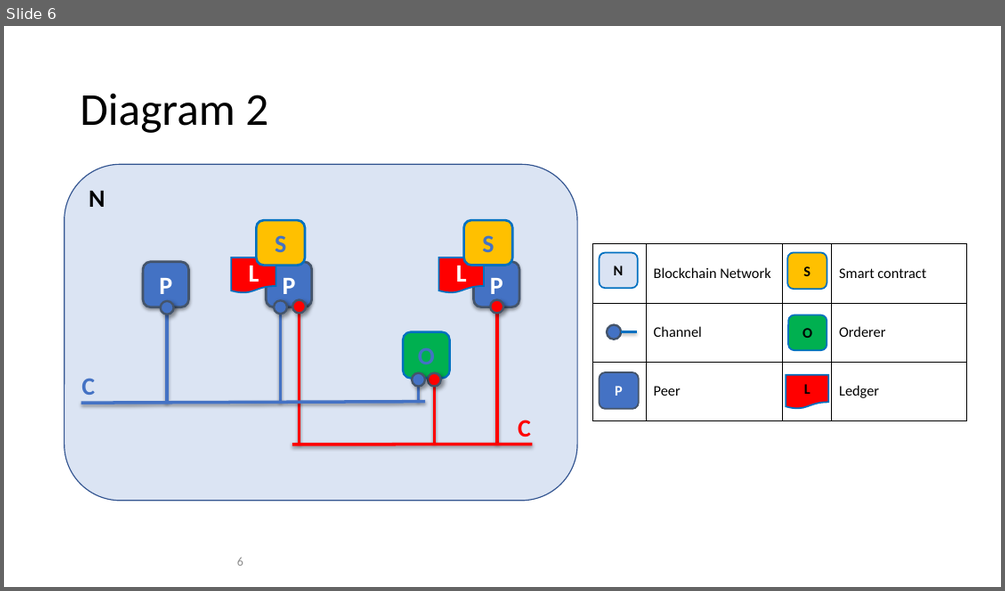
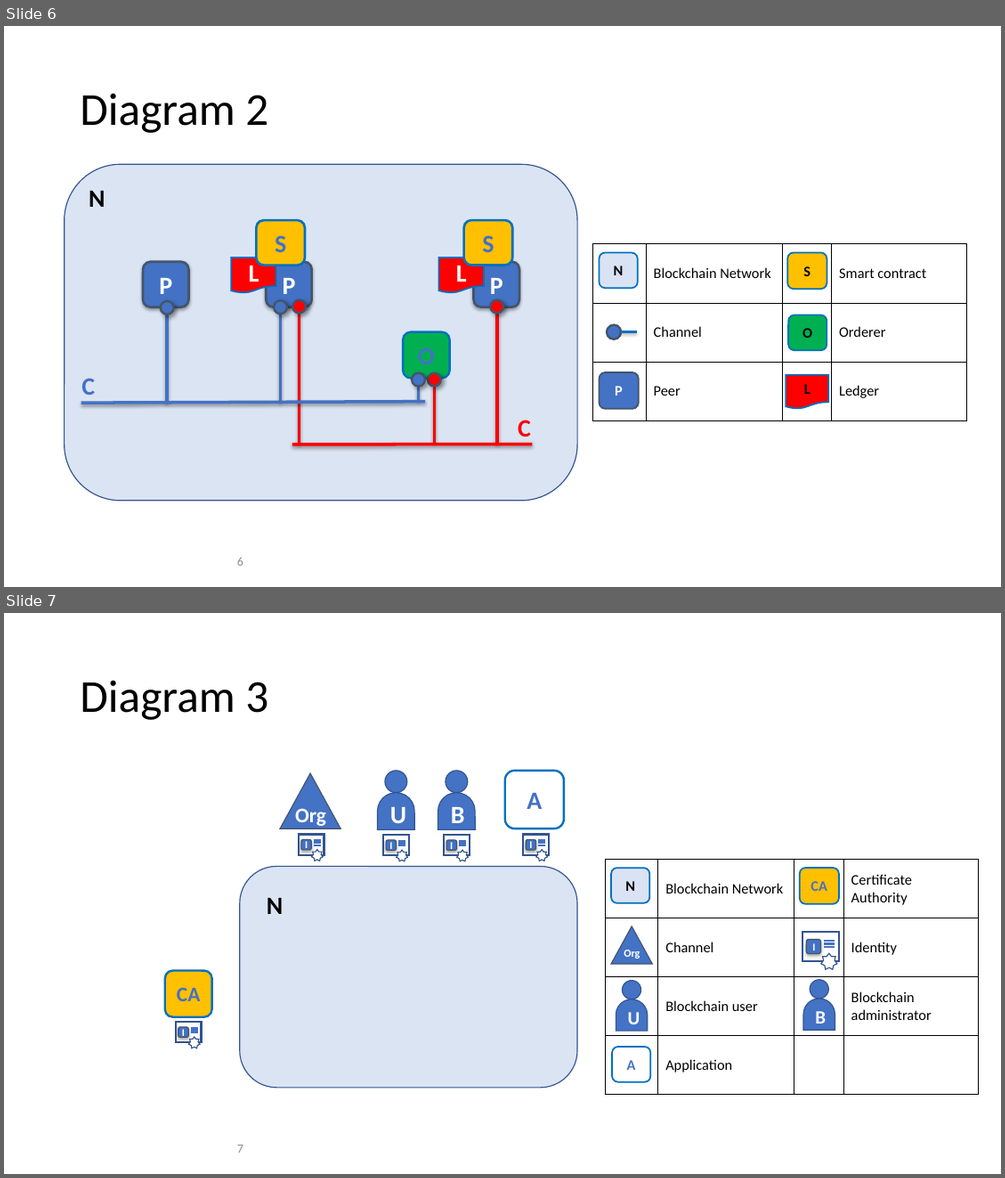
Before and after one commit to FabricTOC/FabricTOC, a slide deck: docs/OtherSourceMaterial/Diagrams.pptx. Shown one above the other, each under a label of ours: slide 6 before the commit, slides 6 and 7 after it. The pictures are 1005x591 and 1005x1178 pixels, drawn with LibreOffice and Linux fonts; fonts in the diff are those of the drawing. Boxes give left, top, right and bottom in pixels: in the first picture for what was removed or moved away, otherwise in the second. Text is boxed around its words. In the diff, an @@ line names an element or a change of style, - is before the commit and + after.

```diff
--- a/docs/OtherSourceMaterial/Diagrams.pptx
+++ b/docs/OtherSourceMaterial/Diagrams.pptx
@@ slide 7 added at (x1=4, y1=613, x2=1001, y2=1174), background #FFFFFF @@
@@ title added at (x1=80, y1=680, x2=268, y2=720), 44 pt, text #000000 @@
+Diagram 3
@@ ellipse added at (x1=385, y1=771, x2=407, y2=793), fill #4472C4, outline #325491 1 pt @@
@@ ellipse added at (x1=445, y1=771, x2=468, y2=793), fill #4472C4, outline #325491 1 pt @@
@@ rounded rectangle added at (x1=505, y1=771, x2=564, y2=829), fill #FFFFFF, outline #0070C0 2 pt, 24 pt, text #4372C4, bold @@
+A
@@ triangle added at (x1=280, y1=773, x2=340, y2=828), fill #4472C4, outline #44546A 1 pt @@
@@ round same rect added at (x1=377, y1=793, x2=414, y2=830), fill #4472C4, outline #325491 1 pt, 24 pt, text #FFFFFF, bold @@
+U
@@ round same rect added at (x1=437, y1=793, x2=475, y2=830), fill #4472C4, outline #325491 1 pt, 24 pt, text #FFFFFF, bold @@
+B
@@ text added at (x1=295, y1=808, x2=326, y2=826), 20 pt, text #FFFFFF, bold @@
+Org
@@ group added at (x1=299, y1=835, x2=324, y2=860): 3 lines, 1 rectangle, 1 rounded rectangle, 1 star @@
+I
@@ group added at (x1=383, y1=835, x2=409, y2=861): 3 lines, 1 rectangle, 1 rounded rectangle, 1 star @@
+I
@@ group added at (x1=444, y1=835, x2=469, y2=861): 3 lines, 1 rectangle, 1 rounded rectangle, 1 star @@
+I
@@ group added at (x1=523, y1=835, x2=549, y2=860): 3 lines, 1 rectangle, 1 rounded rectangle, 1 star @@
+I
@@ rounded rectangle added at (x1=240, y1=867, x2=577, y2=1088), fill #DBE4F3, outline #325491 1 pt @@
@@ table added at (x1=606, y1=859, x2=979, y2=1094), 4 rows, 4 columns @@
+ | Blockchain Network |  | Certificate Authority
+ | Channel |  | Identity
+ | Blockchain user |  | Blockchain administrator
+ | Application |  | 
@@ rounded rectangle added at (x1=611, y1=868, x2=649, y2=903), fill #DAE3F3, outline #0070C0 1.5 pt, 14 pt, text #000000, bold @@
+N
@@ rounded rectangle added at (x1=800, y1=868, x2=840, y2=905), fill #FFC000, outline #0070C0 1.5 pt, 14 pt, text #4472C4, bold @@
+CA
@@ text added at (x1=267, y1=898, x2=283, y2=914), 24 pt, text #000000, bold @@
+N
@@ triangle added at (x1=611, y1=926, x2=652, y2=964), fill #4472C4, outline #44546A 1 pt @@
@@ text added at (x1=623, y1=949, x2=639, y2=958), 10.5 pt, text #FFFFFF, bold @@
+Org
@@ group added at (x1=802, y1=932, x2=840, y2=969): 3 lines, 1 rectangle, 1 rounded rectangle, 1 star @@
+I
@@ rounded rectangle added at (x1=165, y1=971, x2=212, y2=1017), fill #FFC000, outline #0070C0 2 pt, 20 pt, text #4372C4, bold @@
+CA
@@ ellipse added at (x1=623, y1=981, x2=641, y2=999), fill #4472C4, outline #325491 1 pt @@
@@ ellipse added at (x1=810, y1=980, x2=829, y2=998), fill #4472C4, outline #325491 1 pt @@
@@ round same rect added at (x1=615, y1=999, x2=647, y2=1030), fill #4472C4, outline #325491 1 pt, 18 pt, text #FFFFFF, bold @@
+U
@@ round same rect added at (x1=803, y1=998, x2=834, y2=1030), fill #4472C4, outline #325491 1 pt, 18 pt, text #FFFFFF, bold @@
+B
@@ group added at (x1=176, y1=1022, x2=202, y2=1048): 3 lines, 1 rectangle, 1 rounded rectangle, 1 star @@
+I
@@ rounded rectangle added at (x1=612, y1=1046, x2=650, y2=1082), fill #FFFFFF, outline #0070C0 1.5 pt, 14 pt, text #4472C4, bold @@
+A
@@ page number added at (x1=237, y1=1144, x2=243, y2=1152), 12 pt, text #8C8C8C @@
+7
```
Also in this commit, not shown: 1 slide changed, 2 other files.
